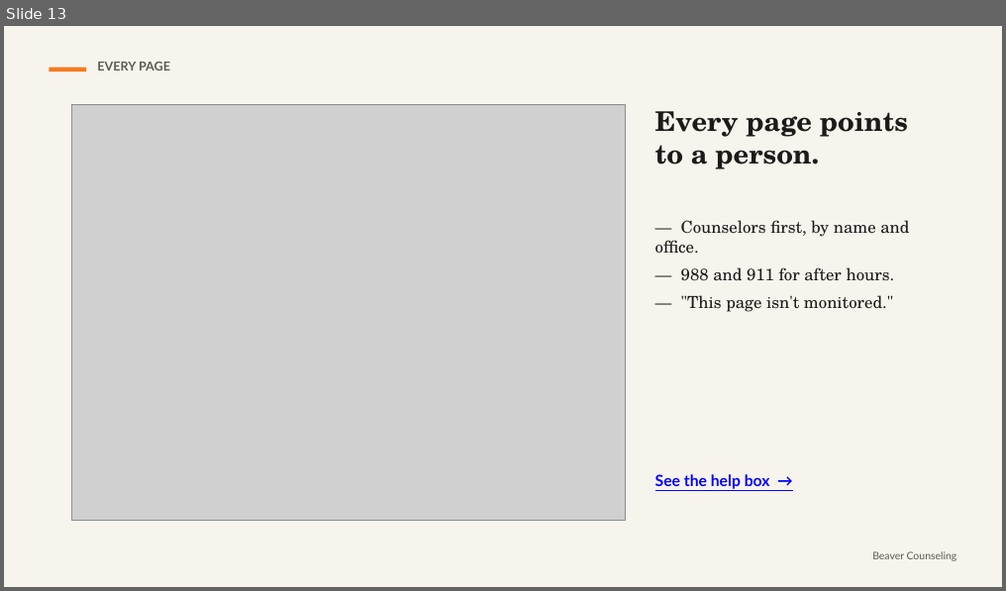
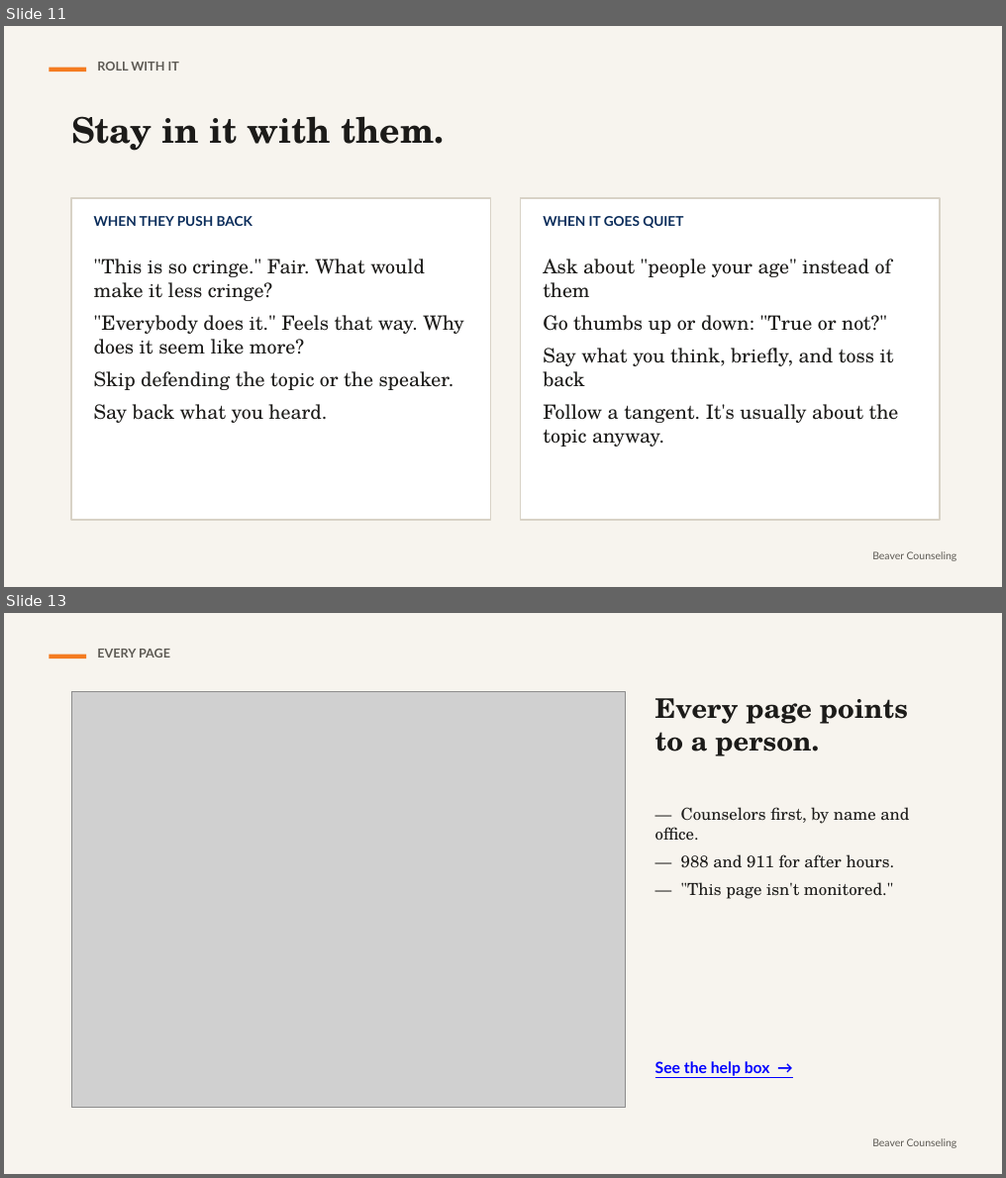
Before and after one commit to rmwtoolkit/bcds-toolkit, a slide deck: decks/using-the-toolkit-lesson-v2.pptx. Shown one above the other, each under a label of ours: slide 13 before the commit, slides 11 and 13 after it; the slides between them are not shown. The pictures are 1006x591 and 1006x1178 pixels, drawn with LibreOffice and Linux fonts; fonts in the diff are those of the drawing; grey boxes stand for pictures. Boxes give left, top, right and bottom in pixels: in the first picture for what was removed or moved away, otherwise in the second. Text is boxed around its words. In the diff, an @@ line names an element or a change of style, - is before the commit and + after.

```diff
--- a/decks/using-the-toolkit-lesson-v2.pptx
+++ b/decks/using-the-toolkit-lesson-v2.pptx
@@ slide 11 added at <box>4,26,1002,587</box>, background #F7F4EE @@
@@ rectangle added at <box>49,68,86,72</box>, fill #F47B20 @@
@@ text added at <box>97,62,179,71</box>, 12 pt, text #5D5A54, bold @@
+ROLL WITH IT
@@ text added at <box>71,116,444,151</box>, 34 pt, text #1C1B19, bold @@
+Stay in it with them.
@@ rectangle added at <box>71,198,491,520</box>, fill #FFFFFF, outline #D8D2C6 1.25 pt @@
@@ rectangle added at <box>521,198,940,520</box>, fill #FFFFFF, outline #D8D2C6 1.25 pt @@
@@ text added at <box>94,216,252,226</box>, 13 pt, text #0B2D5B, bold @@
+WHEN THEY PUSH BACK
@@ text added at <box>543,216,683,228</box>, 13 pt, text #0B2D5B, bold @@
+WHEN IT GOES QUIET
@@ text added at <box>94,259,463,423</box>, 19 pt, text #1C1B19 @@
+"This is so cringe." Fair. What would make it less cringe?
+"Everybody does it." Feels that way. Why does it seem like more?
+Skip defending the topic or the speaker.
+Say back what you heard.
@@ text added at <box>543,259,899,447</box>, 19 pt, text #1C1B19 @@
+Ask about "people your age" instead of them
+Go thumbs up or down: "True or not?"
+Say what you think, briefly, and toss it back
+Follow a tangent. It's usually about the topic anyway.
@@ text added at <box>872,552,957,562</box>, 10 pt, text #5D5A54 @@
+Beaver Counseling
```
Also in this commit, not shown: 7 slides changed, 5 other slides added, 10 slides removed, 2 other files.
